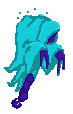
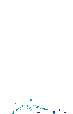
The second 73×114 image is a revision of the first. Changes to its layers:
showed "4", painted on it over [4,9,66,114]
hid "1", opacity 100% → 41% over [4,8,65,109]
